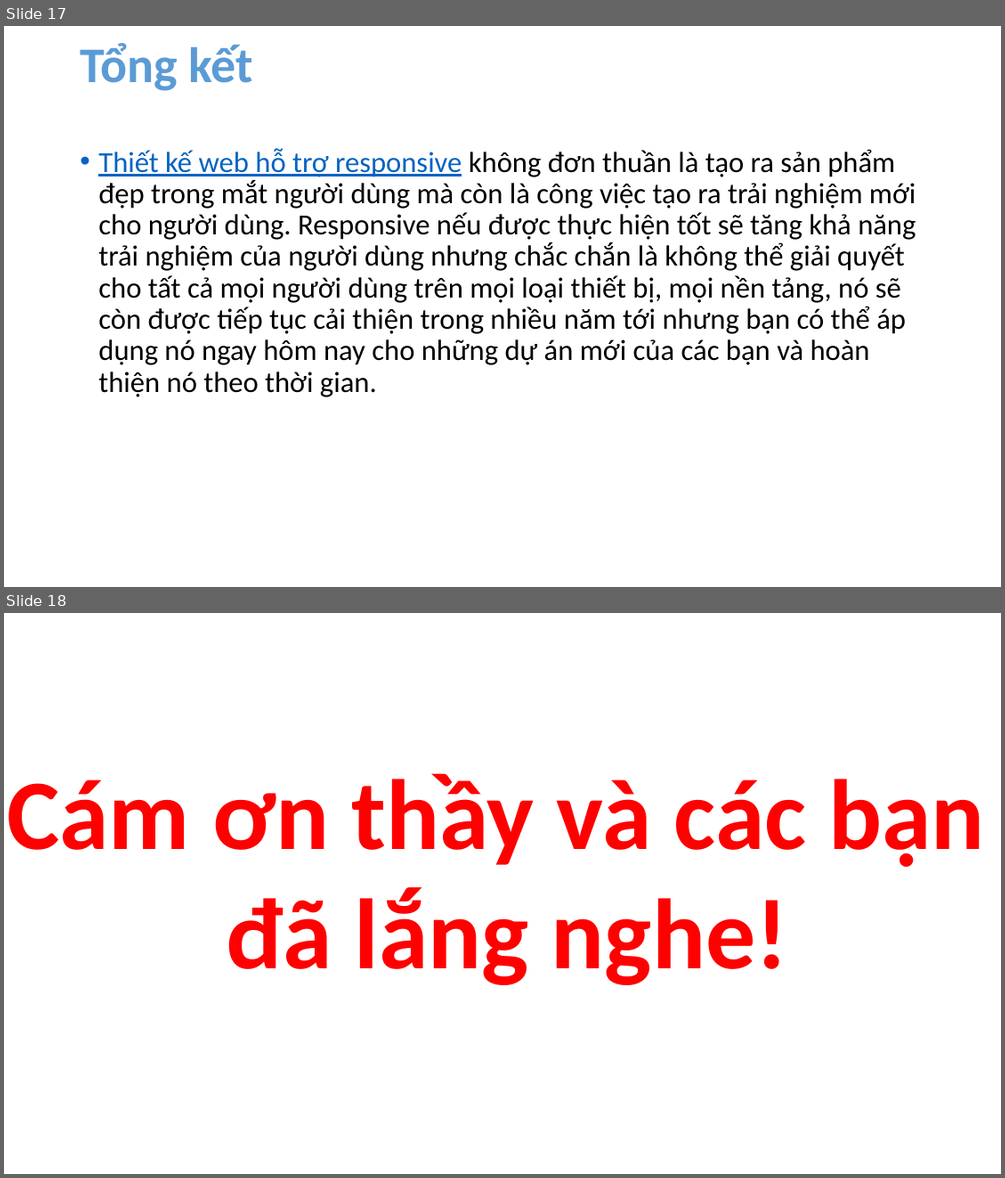
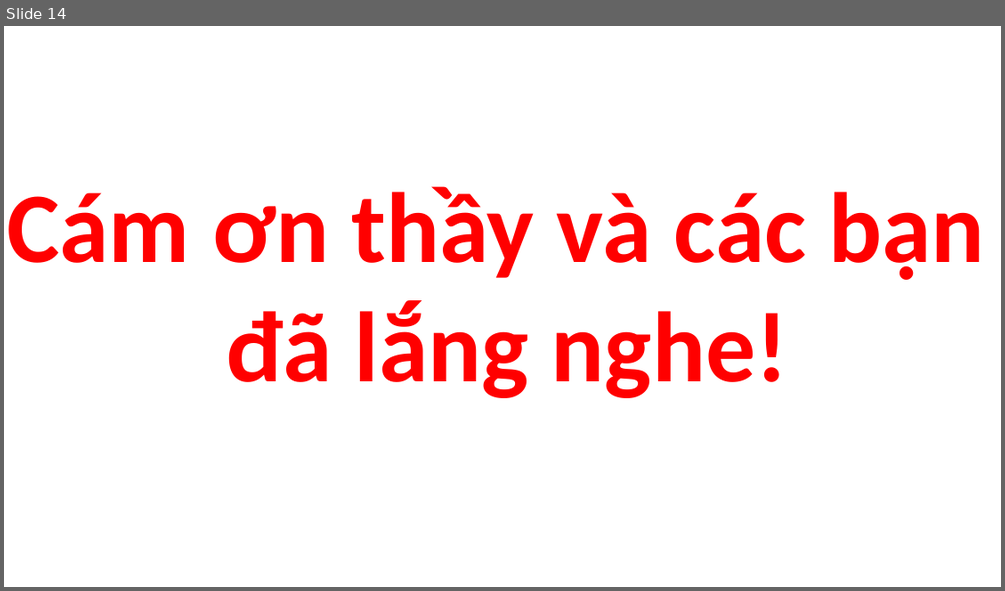
Before and after one commit to 12130010/ban-ve-xe, a slide deck: document/Presentation1.pptx. Shown one above the other, each under a label of ours: slides 17 and 18 before the commit, slide 14 after it. The pictures are 1005x1178 and 1005x591 pixels, drawn with LibreOffice and Linux fonts; fonts in the diff are those of the drawing. Boxes give left, top, right and bottom in pixels: in the first picture for what was removed or moved away, otherwise in the second. Text is boxed around its words. In the diff, an @@ line names an element or a change of style, - is before the commit and + after.

```diff
--- a/document/Presentation1.pptx
+++ b/document/Presentation1.pptx
@@ slide 17 removed at bbox=[4, 26, 1001, 587], background #FFFFFF @@
@@ title removed at bbox=[80, 43, 254, 91] @@
-Tổng kết
@@ text removed at bbox=[98, 148, 915, 397] @@
-• Thiết kế web hỗ trợ responsive không đơn thuần là tạo ra sản phẩm đẹp trong mắt người dùng mà còn là công việc tạo ra trải nghiệm mới cho người dùng. Responsive nếu được thực hiện tốt sẽ tăng khả năng trải nghiệm của người dùng nhưng chắc chắn là không thể giải quyết cho tất cả mọi người dùng trên mọi loại thiết bị, mọi nền tảng, nó sẽ còn được tiếp tục cải thiện trong nhiều năm tới nhưng bạn có thể áp dụng nó ngay hôm nay cho những dự án mới của các bạn và hoàn thiện nó theo thời gian.
@@ what was slide 18 is now slide 14 @@
```
Also in this commit, not shown: 9 slides changed, 2 slides added, 5 other slides removed.
